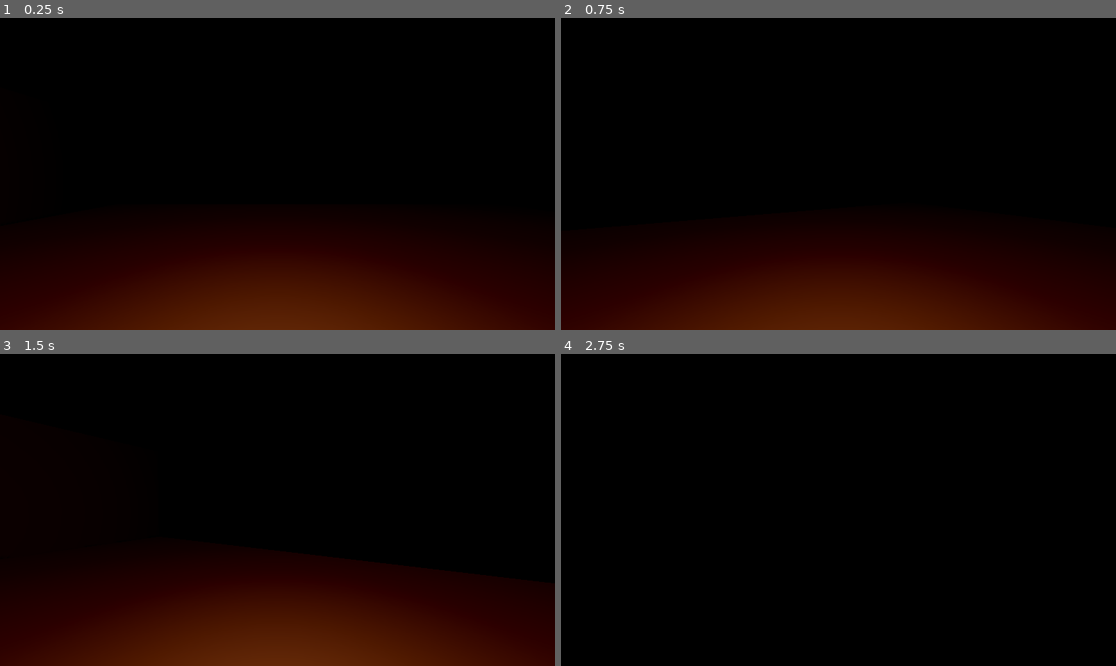
Above: before the commit, frames 1-4 (two rows, left to right).
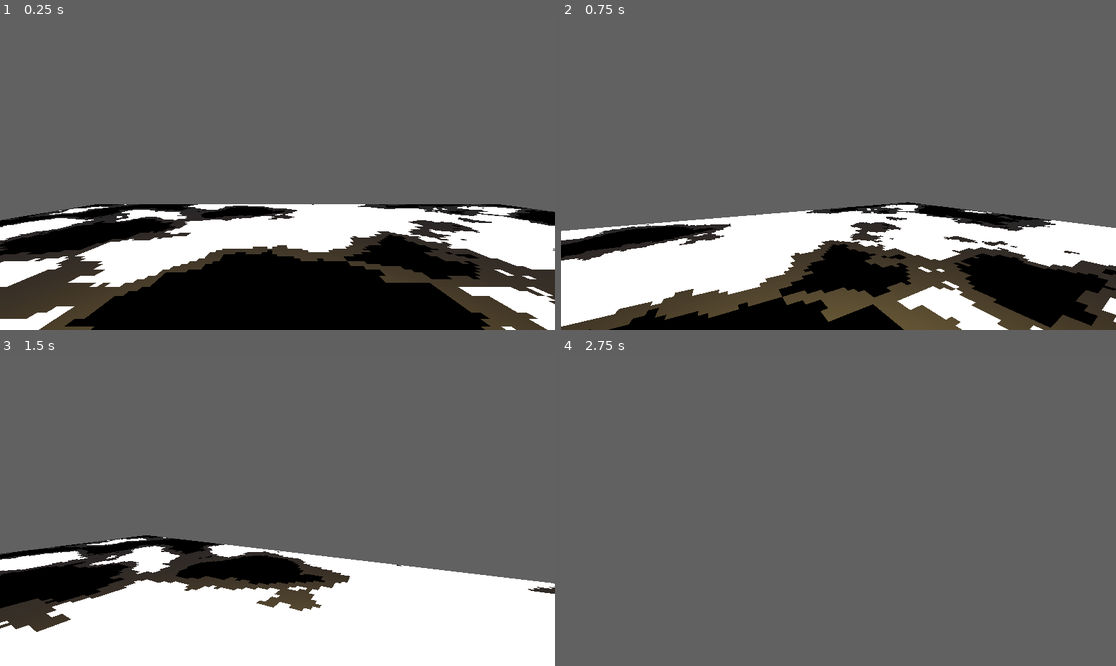
Above: after the commit, the same moments.

Repository: amy-ev/Game-like-Jam
Game: Godot game, scene res://world.tscn
Same seed, same stepped clock (60 frames per second), same inputs: the game is played once before the commit and once after it. The project has no main scene, so this scene is started directly.
Inputs (mouse positions are in pixels of both pictures, inside the frame that each line leads up to):
- Up to frame 1 (0.25 s): no input
- Up to frame 2 (0.75 s): tap Enter at 0.5 s; move the mouse to (866, 174) at 0.52 s; hold Up (ui_up) from 0.53 s (still down)
- Up to frame 3 (1.5 s): keep holding Up (ui_up); move the mouse to (249, 510) at 1.27 s
- Up to frame 4 (2.75 s): keep holding Up (ui_up); move the mouse to (849, 503) at 2.02 s

The runs differ from the first frame. In frame 1, 97% of the frame differs, in the area x 0-100%, y 0-100%; in frame 2, 98%; in frame 3, 98%; in frame 4, 100%.

Commit message:
implementation of grass floor shader using noise for colour generation

Diff:
--- /dev/null
+++ b/GameLikeJam/grass-floor.gdshader
@@ -0,0 +1,51 @@
+// shader for MeshInstance3D - mesh plane
+
+shader_type spatial;
+
+// base colour
+group_uniforms colour;
+uniform vec4 base : source_color = vec4(1.0f);
+
+// noise layers properties:
+// noise type - value cubic or perlin
+// generate mipmaps - off
+// seamless - on
+// in 3d space - on
+
+// mid grass layer colour
+group_uniforms colour.mid;
+uniform vec4 mid : source_color = vec4(1.0f);
+uniform sampler2D mid_noise;
+uniform float mid_scale : hint_range(0.0, 1.0, 0.001) = 0.005;
+uniform float mid_threshold : hint_range(0.0, 1.0, 0.001) = 0.4;
+
+// top grass layer colour
+group_uniforms colour.top;
+uniform vec4 top : source_color = vec4(1.0f);
+uniform sampler2D top_noise;
+uniform float top_scale : hint_range(0.0, 0.1, 0.001) = 0.005;
+uniform float top_threshold : hint_range(0.0, 1.0, 0.001) = 0.5;
+
+varying vec3 world;
+
+// pixel size
+uniform float pixelation: hint_range(0.0,1.0,0.001)=0.1;
+
+void vertex() {
+	world = (MODEL_MATRIX* vec4(VERTEX,1.0)).xyz;
+}
+
+void fragment() {
+	vec2 cell = floor(world.xz/pixelation);
+
+	float mid_noise_texture = texture(mid_noise, cell * mid_scale).r;
+	float top_noise_texture = texture(top_noise, cell * top_scale).r;
+
+	ALBEDO = base.rgb;
+	if (mid_noise_texture > mid_threshold) {
+		ALBEDO = mid.rgb;
+	} if (top_noise_texture > top_threshold) {
+		ALBEDO = top.rgb;
+	}
+	ALPHA = 1.0;
+}
--- a/GameLikeJam/project.godot
+++ b/GameLikeJam/project.godot
@@ -55,6 +55,8 @@
 
 [rendering]
 
+textures/canvas_textures/default_texture_filter=0
+textures/canvas_textures/default_texture_repeat=1
 rendering_device/driver.windows="d3d12"
 renderer/rendering_method="gl_compatibility"
 renderer/rendering_method.mobile="gl_compatibility"
--- a/GameLikeJam/world.tscn
+++ b/GameLikeJam/world.tscn
@@ -1,47 +1,63 @@
 [gd_scene format=3 uid="uid://b80ngj20rgwq"]
 
 [ext_resource type="PackedScene" uid="uid://cfldejg6v8k3y" path="res://player.tscn" id="1_f3sb7"]
-
-[sub_resource type="ProceduralSkyMaterial" id="ProceduralSkyMaterial_f3sb7"]
-sky_top_color = Color(0.20106411, 0, 0.0081628915, 1)
-sky_horizon_color = Color(0.14315253, 0.071427196, 0.06855344, 1)
-ground_bottom_color = Color(0.10549522, 0.019657934, 3.008172e-09, 1)
-ground_horizon_color = Color(0.14315253, 0.071427196, 0.06855344, 1)
+[ext_resource type="Shader" uid="uid://c8xl2cgs3t18s" path="res://grass-floor.gdshader" id="1_fj7yv"]
 
 [sub_resource type="Sky" id="Sky_fj7yv"]
-sky_material = SubResource("ProceduralSkyMaterial_f3sb7")
 
 [sub_resource type="Environment" id="Environment_tlwt5"]
-background_mode = 2
 sky = SubResource("Sky_fj7yv")
+ambient_light_color = Color(0.025300002, 0.057768323, 0.11, 1)
 tonemap_mode = 2
 ssao_enabled = true
 ssao_intensity = 1.0
-fog_enabled = true
-fog_light_color = Color(0, 0, 0, 1)
-fog_light_energy = 0.0
-fog_density = 0.1072
+fog_light_color = Color(0.0108, 0.029659992, 0.06, 1)
+fog_light_energy = 4.1
+fog_density = 0.1026
 fog_depth_curve = 0.045752835
 fog_depth_begin = 0.0
 fog_depth_end = 4000.0
+
+[sub_resource type="FastNoiseLite" id="FastNoiseLite_fj7yv"]
+noise_type = 4
+
+[sub_resource type="NoiseTexture2D" id="NoiseTexture2D_tlwt5"]
+width = 1024
+height = 1024
+generate_mipmaps = false
+noise = SubResource("FastNoiseLite_fj7yv")
+seamless = true
+in_3d_space = true
+
+[sub_resource type="FastNoiseLite" id="FastNoiseLite_aqk2v"]
+noise_type = 4
+
+[sub_resource type="NoiseTexture2D" id="NoiseTexture2D_036b0"]
+width = 1024
+height = 1024
+generate_mipmaps = false
+noise = SubResource("FastNoiseLite_aqk2v")
+seamless = true
+in_3d_space = true
+
+[sub_resource type="ShaderMaterial" id="ShaderMaterial_tlwt5"]
+render_priority = 0
+shader = ExtResource("1_fj7yv")
+shader_parameter/base = Color(0, 0, 0, 1)
+shader_parameter/mid = Color(0.5176471, 0.5176471, 0.5176471, 1)
+shader_parameter/mid_noise = SubResource("NoiseTexture2D_tlwt5")
+shader_parameter/mid_scale = 0.005
+shader_parameter/mid_threshold = 0.4
+shader_parameter/top = Color(18.892157, 18.892157, 18.892157, 1)
+shader_parameter/top_noise = SubResource("NoiseTexture2D_036b0")
+shader_parameter/top_scale = 0.005
+shader_parameter/top_threshold = 0.5
+shader_parameter/pixelation = 0.1
 
 [sub_resource type="PlaneMesh" id="PlaneMesh_gv5m4"]
 
 [sub_resource type="ConcavePolygonShape3D" id="ConcavePolygonShape3D_gv5m4"]
 data = PackedVector3Array(1, 0, 1, -1, 0, 1, 1, 0, -1, -1, 0, 1, -1, 0, -1, 1, 0, -1)
-
-[sub_resource type="BoxMesh" id="BoxMesh_f3sb7"]
-size = Vector3(1, 4, 20)
-
-[sub_resource type="ConcavePolygonShape3D" id="ConcavePolygonShape3D_f3sb7"]
-data = PackedVector3Array(-0.5, 2, 10, 0.5, 2, 10, -0.5, -2, 10, 0.5, 2, 10, 0.5, -2, 10, -0.5, -2, 10, 0.5, 2, -10, -0.5, 2, -10, 0.5, -2, -10, -0.5, 2, -10, -0.5, -2, -10, 0.5, -2, -10, 0.5, 2, 10, 0.5, 2, -10, 0.5, -2, 10, 0.5, 2, -10, 0.5, -2, -10, 0.5, -2, 10, -0.5, 2, -10, -0.5, 2, 10, -0.5, -2, -10, -0.5, 2, 10, -0.5, -2, 10, -0.5, -2, -10, 0.5, 2, 10, -0.5, 2, 10, 0.5, 2, -10, -0.5, 2, 10, -0.5, 2, -10, 0.5, 2, -10, -0.5, -2, 10, 0.5, -2, 10, -0.5, -2, -10, 0.5, -2, 10, 0.5, -2, -10, -0.5, -2, -10)
-
-[sub_resource type="BoxMesh" id="BoxMesh_fj7yv"]
-lightmap_size_hint = Vector2i(34, 71)
-size = Vector3(1, 4, 5)
-
-[sub_resource type="ConcavePolygonShape3D" id="ConcavePolygonShape3D_tlwt5"]
-data = PackedVector3Array(-0.5, 2, 2.5, 0.5, 2, 2.5, -0.5, -2, 2.5, 0.5, 2, 2.5, 0.5, -2, 2.5, -0.5, -2, 2.5, 0.5, 2, -2.5, -0.5, 2, -2.5, 0.5, -2, -2.5, -0.5, 2, -2.5, -0.5, -2, -2.5, 0.5, -2, -2.5, 0.5, 2, 2.5, 0.5, 2, -2.5, 0.5, -2, 2.5, 0.5, 2, -2.5, 0.5, -2, -2.5, 0.5, -2, 2.5, -0.5, 2, -2.5, -0.5, 2, 2.5, -0.5, -2, -2.5, -0.5, 2, 2.5, -0.5, -2, 2.5, -0.5, -2, -2.5, 0.5, 2, 2.5, -0.5, 2, 2.5, 0.5, 2, -2.5, -0.5, 2, 2.5, -0.5, 2, -2.5, 0.5, 2, -2.5, -0.5, -2, 2.5, 0.5, -2, 2.5, -0.5, -2, -2.5, 0.5, -2, 2.5, 0.5, -2, -2.5, -0.5, -2, -2.5)
 
 [node name="world" type="Node3D" unique_id=1011780645]
 
@@ -49,14 +65,16 @@
 environment = SubResource("Environment_tlwt5")
 
 [node name="DirectionalLight3D" type="DirectionalLight3D" parent="." unique_id=1397078999]
-transform = Transform3D(1, 0, 0, 0, -4.371139e-08, 1, 0, -1, -4.371139e-08, 0, 20, 0)
-light_color = Color(0.35190386, 0.0018955995, 3.6098065e-08, 1)
-light_energy = 0.1
+transform = Transform3D(1, 0, 0, 0, -4.371139e-08, 1, 0, -1, -4.371139e-08, 0, 10, 0)
+light_color = Color(0.041400004, 0.11369664, 0.23, 1)
+light_energy = 0.5
 light_indirect_energy = 10.0
 shadow_enabled = true
+sky_mode = 2
 
 [node name="floor" type="MeshInstance3D" parent="." unique_id=1566605484]
 transform = Transform3D(10, 0, 0, 0, 10, 0, 0, 0, 10, 0, 0, 0)
+material_override = SubResource("ShaderMaterial_tlwt5")
 mesh = SubResource("PlaneMesh_gv5m4")
 
 [node name="StaticBody3D" type="StaticBody3D" parent="floor" unique_id=434494183]
@@ -66,21 +84,3 @@
 
 [node name="player" parent="." unique_id=1163194258 instance=ExtResource("1_f3sb7")]
 transform = Transform3D(-4.371139e-08, 0, 1, 0, 1, 0, -1, 0, -4.371139e-08, -1, 0, 0)
-
-[node name="MeshInstance3D" type="MeshInstance3D" parent="." unique_id=1532252971]
-transform = Transform3D(1, 0, 0, 0, 1, 0, 0, 0, 1, -9.5, 2, 0)
-mesh = SubResource("BoxMesh_f3sb7")
-
-[node name="StaticBody3D" type="StaticBody3D" parent="MeshInstance3D" unique_id=1467985004]
-
-[node name="CollisionShape3D" type="CollisionShape3D" parent="MeshInstance3D/StaticBody3D" unique_id=1564478157]
-shape = SubResource("ConcavePolygonShape3D_f3sb7")
-
-[node name="MeshInstance3D2" type="MeshInstance3D" parent="." unique_id=295652904]
-transform = Transform3D(1, 0, 0, 0, 1, 0, 0, 0, 1, -5, 2, 0)
-mesh = SubResource("BoxMesh_fj7yv")
-
-[node name="StaticBody3D" type="StaticBody3D" parent="MeshInstance3D2" unique_id=424264065]
-
-[node name="CollisionShape3D" type="CollisionShape3D" parent="MeshInstance3D2/StaticBody3D" unique_id=450550228]
-shape = SubResource("ConcavePolygonShape3D_tlwt5")
Not shown, added: GameLikeJam/grass-floor.gdshader.uid
